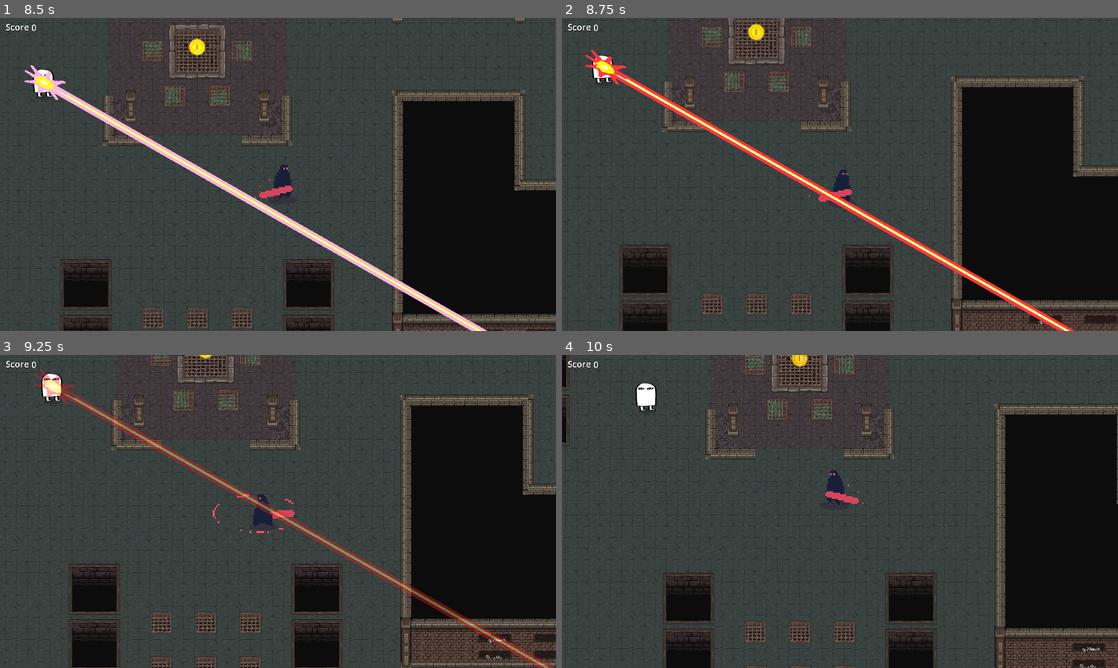
Above: before the commit, frames 1-4 (two rows, left to right).
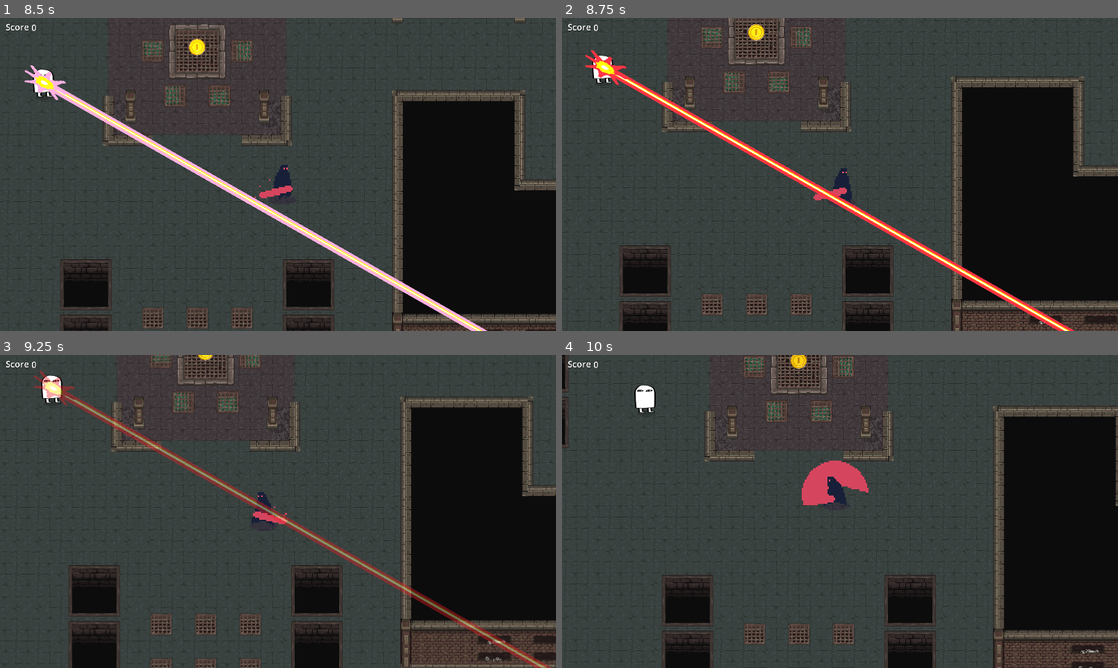
Above: after the commit, the same moments.

Repository: h-sutiwas/godot-mythus
Game: Godot game, scene res://scenes/playground.tscn
Same seed, same stepped clock (60 frames per second), same inputs: the game is played once before the commit and once after it.
Inputs:
- Up to frame 1 (8.5 s): hold D (player_right) 0.53-1.28 s; hold Space (attack) 0.53-1.28 s; hold S (player_down) 1.28-2.03 s; tap Space (attack) every 1.5 s from 1.35 to 7.35 s; hold D (player_right) 2.03-2.78 s; hold Space (attack) 2.03-2.78 s; hold W (player_up) 2.78-3.53 s; hold Space (attack) 3.53-4.28 s; hold A (player_left) 3.53-5.03 s; hold S (player_down) 5.03-5.78 s; hold Space (attack) 5.03-5.78 s; hold D (player_right) 5.78-6.53 s; hold W (player_up) 6.53-7.28 s; hold Space (attack) 6.53-7.28 s; hold D (player_right) 7.28-8.03 s; hold S (player_down) from 8.03 s (still down); hold Space (attack) from 8.03 s (still down)
- Up to frame 2 (8.75 s): keep holding S (player_down); keep holding Space (attack)
- Up to frame 3 (9.25 s): release S (player_down) at 8.78 s; release Space (attack) at 8.78 s; hold A (player_left) from 8.78 s (still down); tap Space (attack) at 8.85 s
- Up to frame 4 (10 s): release A (player_left) at 9.53 s; hold W (player_up) from 9.53 s (still down); hold Space (attack) from 9.53 s (still down)

Frame 1 is identical in both runs. In frame 2, 2.1% of the frame differs, in the area x 4-100%, y 1-100%; in frame 3, 8.0%, in the area x 6-100%, y 0-100%; in frame 4, 7.9%.

Commit message:
Medjed now can attack player
but randomly died, which I dont know why yet

Diff:
--- a/scenes/entities/Enemy/medjed.gd
+++ b/scenes/entities/Enemy/medjed.gd
@@ -26,6 +26,7 @@
 	$Laser.visible = false
 	$Lasersight.visible = false
 	$warning.visible = false
+	$Laser/Hitbox/CollisionShape2D.disabled = true
 	#1st Atk
 	await get_tree().create_timer(atk_interval).timeout
 	medjed_atk()
@@ -105,11 +106,14 @@
 
 
 #for player hitbox
-func _on_hurtbox_area_entered(area: Area2D) -> void:
-	#print("_-Medjed-_", area)
+func _on_hurtbox_area_entered( _hit_box : HitBox ):
+	print("_-Medjed-_", _hit_box)
+	medjed_dead()
 	pass
+
+
 
 #for Medjed laser hitbox
 func _on_laser_area_area_entered(area: Area2D) -> void:
-	#print("_-Laser-_", area)
+	# print("_-Laser-_", area)
 	pass # Replace with function body.
--- a/scenes/entities/Enemy/medjed.tscn
+++ b/scenes/entities/Enemy/medjed.tscn
@@ -233,13 +233,14 @@
 
 [node name="Hurtbox" type="Area2D" parent="."]
 position = Vector2(-1, -10)
+collision_layer = 0
+collision_mask = 2
 
 [node name="CollisionShape2D" type="CollisionShape2D" parent="Hurtbox"]
 position = Vector2(1.5, 10.5)
 shape = SubResource("RectangleShape2D_f5ho3")
 
 [node name="Lasersight" type="Sprite2D" parent="."]
-visible = false
 self_modulate = Color(1, 1, 1, 0.4)
 z_index = 3
 scale = Vector2(2.5, 0.8)
@@ -247,14 +248,13 @@
 offset = Vector2(841.1765, 0)
 
 [node name="Laser" type="Sprite2D" parent="."]
-visible = false
 z_index = 5
 scale = Vector2(2.4, 1.2)
 texture = ExtResource("2_kalyh")
 offset = Vector2(868, -4)
 
 [node name="Hitbox" type="Area2D" parent="Laser"]
-collision_layer = 256
+collision_layer = 512
 collision_mask = 256
 script = ExtResource("5_pm5vc")
 
--- a/scenes/entities/Enemy/medjed_sprawner.tscn
+++ b/scenes/entities/Enemy/medjed_sprawner.tscn
@@ -8,7 +8,7 @@
 enemy_prefab = ExtResource("2_5gpx0")
 
 [node name="Timer" type="Timer" parent="."]
-wait_time = 20.0
+wait_time = 30.0
 autostart = true
 
 [node name="Marker2D2" type="Marker2D" parent="."]
Not shown: 1 places in scenes/playground.tscn that only renumber resources
